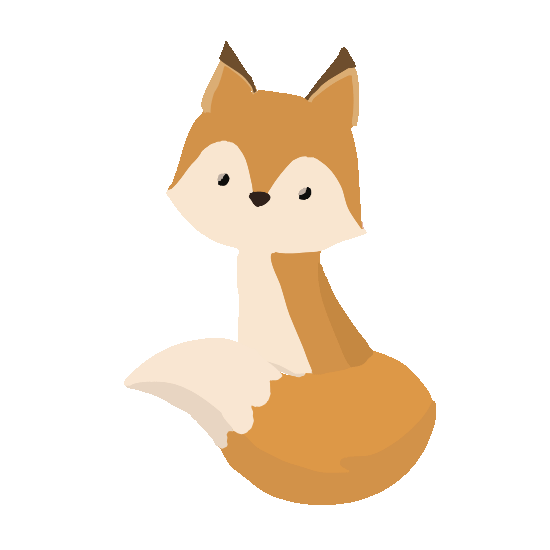
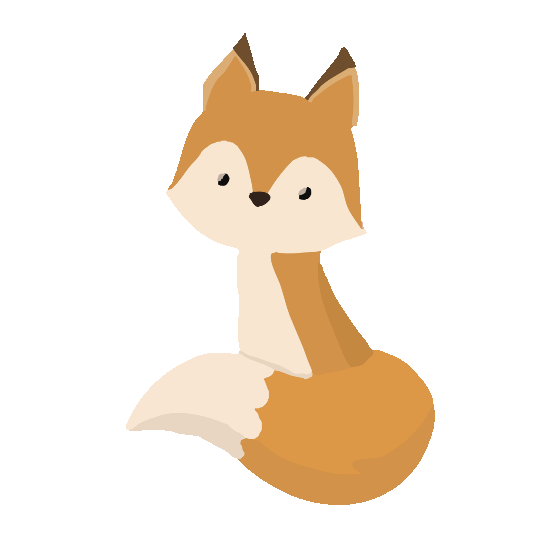
The second 550 x 550 image is a revision of the first. Changes to its layers:
showed "Layer 25", painted on it over [124, 33, 436, 505]
removed layer "Layer 24" over [124, 41, 436, 505]
